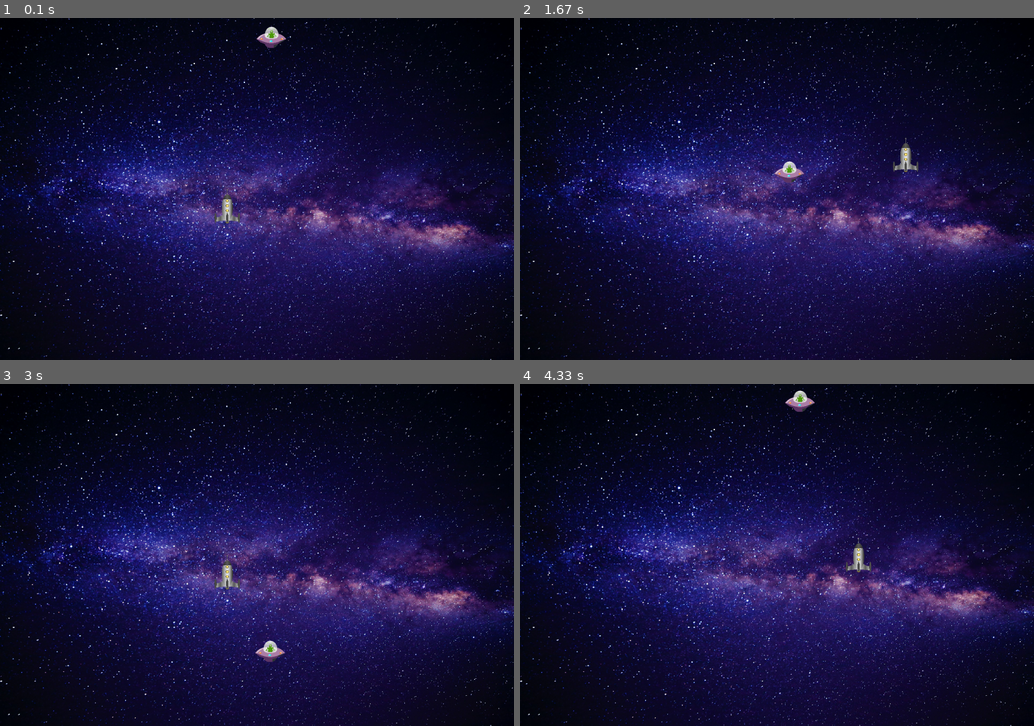
Above: before the commit, frames 1-4 (two rows, left to right).
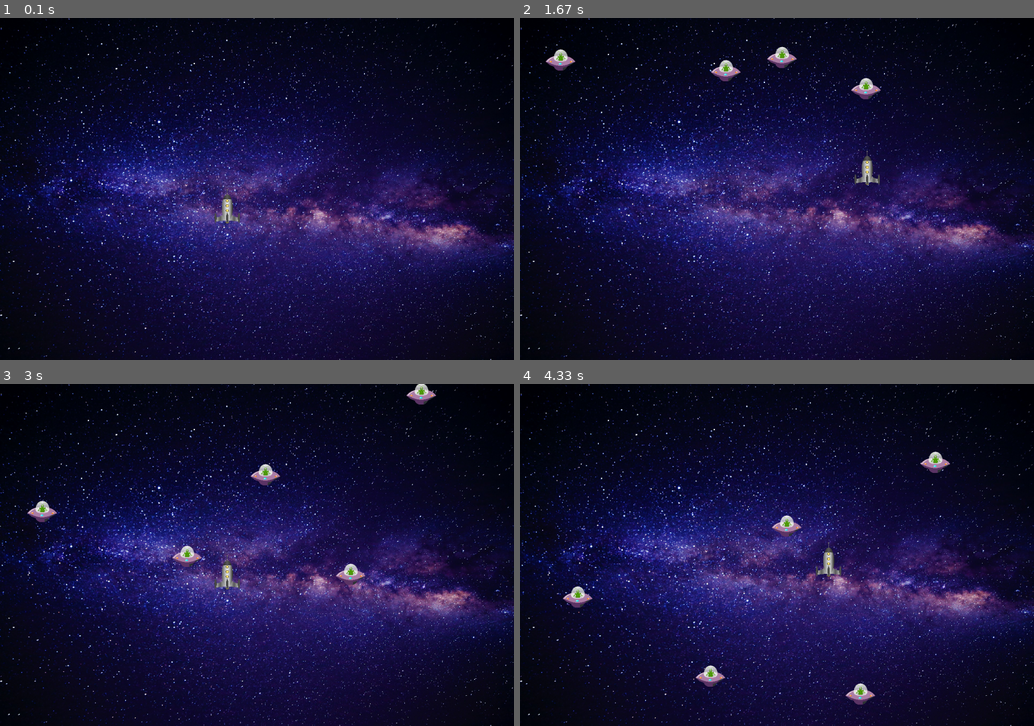
Above: after the commit, the same moments.

Repository: Pavel-Bylkov/shuter_pygame
Game: pygame game, started from main.py
The game is run twice, just before and just after one commit, with the same random seed, the same clock (stepped at 60 frames per second) and the same inputs.
Inputs:
- Up to frame 1 (0.1 s): no input
- Up to frame 2 (1.67 s): hold D 0.33-0.8 s; hold W 0.83-1.13 s; hold D 1.17-1.63 s
- Up to frame 3 (3 s): hold A 1.67-2.2 s; hold S 2.23-2.53 s; hold A 2.57-2.97 s
- Up to frame 4 (4.33 s): hold W 3-3.37 s; hold D 3.4-4.03 s; hold S from 4.07 s (still down)

The runs differ from the first frame. In frame 1, 0.2% of the frame differs, in the area x 49-56%, y 2-9%; in frame 2, 1.4%; in frame 3, 1.2%; in frame 4, 1.6%, in the area x 8-84%, y 1-94%.

Commit message:
update sprites

Diff:
--- a/main.py
+++ b/main.py
@@ -66,7 +66,13 @@
 # создаем спрайты
 hero = Hero()
 
-monster = Enemy(x=win_width//2, y=0, speed=5)
+monsters = pg.sprite.Group()
+for k in range(5):
+    monsters.add(Enemy(x=random.randint(30, win_width - 30),
+                       y=random.randint(-500, -30),
+                       speed=random.randint(3, 7)))
+
+
 
 # переменная "игра закончилась": как только там True,
 # в основном цикле перестают работать спрайты
@@ -88,8 +94,8 @@
         hero.update()
         hero.reset(window)
 
-        monster.update()
-        monster.reset(window)
+        monsters.update()
+        monsters.draw(window)
 
         # window.blit(gameover, (0, 0))
 
@@ -97,4 +103,4 @@
 
     # цикл срабатывает каждую 0.05 секунд
     #time.delay(50)
-    clock.tick(40)
+    clock.tick(30)
